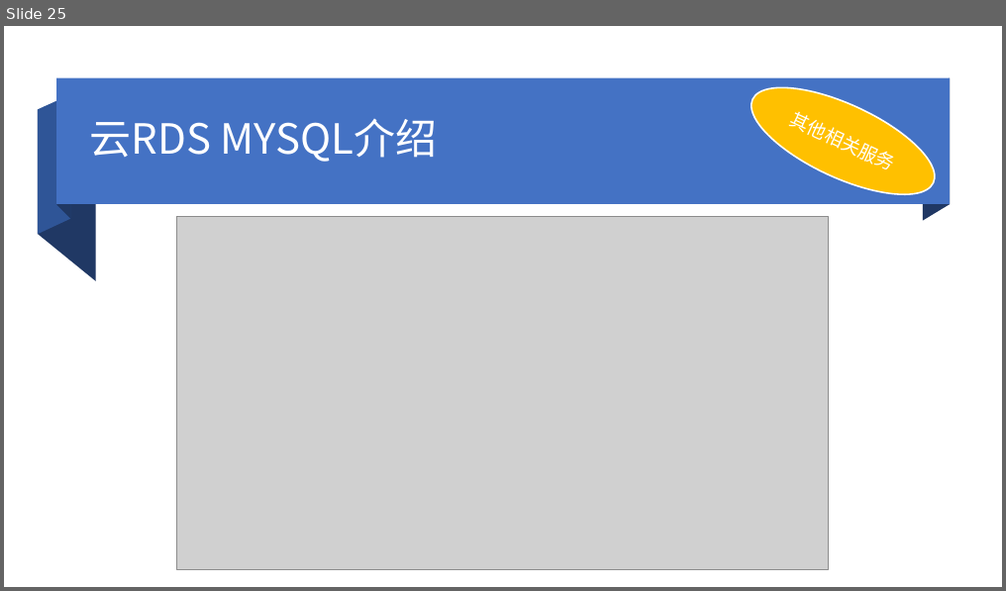
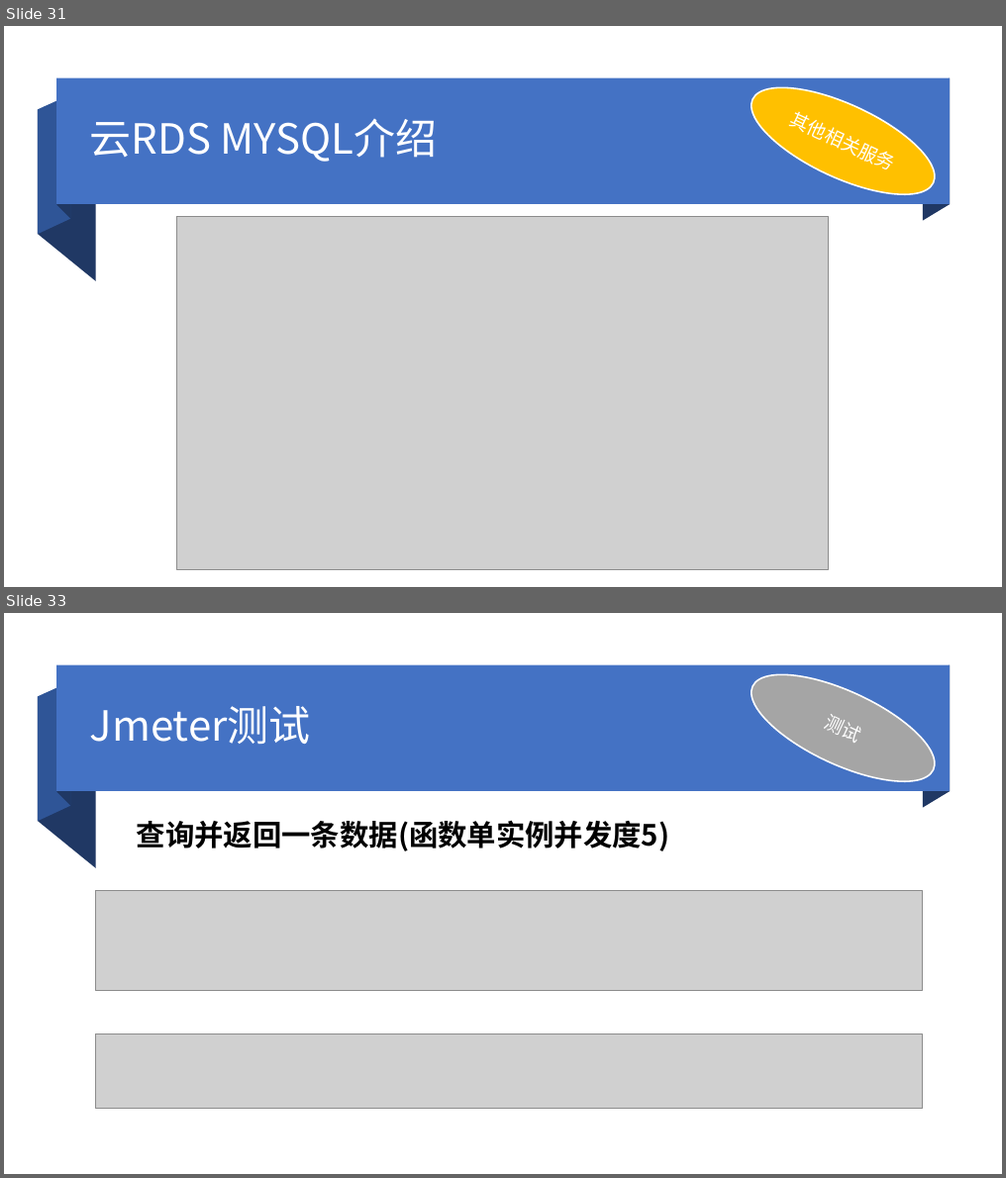
Before and after one commit to wangqisong/fc, a slide deck: doc/阿里云函数计算.pptx. Shown one above the other, each under a label of ours: slide 25 before the commit, slides 31 and 33 after it; the slides between them are not shown. The pictures are 1006x591 and 1006x1178 pixels, drawn with LibreOffice and Linux fonts; fonts in the diff are those of the drawing; grey boxes stand for pictures. Boxes give left, top, right and bottom in pixels: in the first picture for what was removed or moved away, otherwise in the second. Text is boxed around its words. In the diff, an @@ line names an element or a change of style, - is before the commit and + after.

```diff
--- a/doc/阿里云函数计算.pptx
+++ b/doc/阿里云函数计算.pptx
@@ slide 33 added at box(4, 613, 1002, 1174), background #FFFFFF @@
@@ rectangle added at box(56, 665, 949, 792), fill #4472C4 @@
@@ freeform shape added at box(57, 665, 70, 805), fill #203864 @@
@@ ellipse added at box(738, 654, 949, 803), fill #A5A5A5, outline #FFFFFF 1.5 pt, 18 pt, text #FFFFFF @@
+测试
@@ freeform shape added at box(923, 665, 949, 808), fill #203864 @@
@@ freeform shape added at box(38, 697, 96, 868), fill #203864 @@
@@ freeform shape added at box(38, 682, 70, 822), fill #2F5597 @@
@@ title added at box(90, 706, 311, 744), 40 pt, text #FFFFFF @@
+Jmeter测试
@@ text added at box(137, 820, 670, 852), 28 pt, text #000000, bold @@
+查询并返回一条数据(函数单实例并发度5)
@@ picture added at box(95, 891, 923, 990) @@
@@ picture added at box(95, 1035, 923, 1109) @@
@@ what was slide 25 is now slide 31 @@
```
Also in this commit, not shown: 7 slides changed, 9 other slides added.
